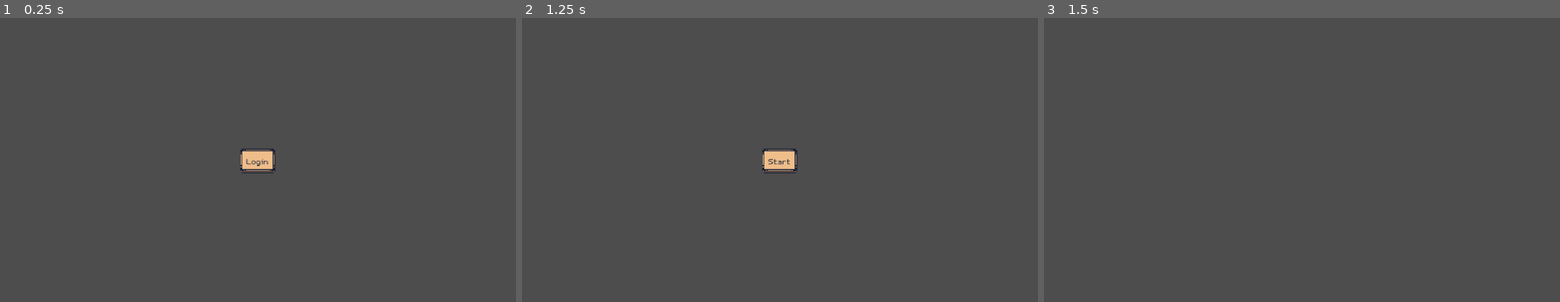
Above: before the commit, frames 1-3 (left to right).
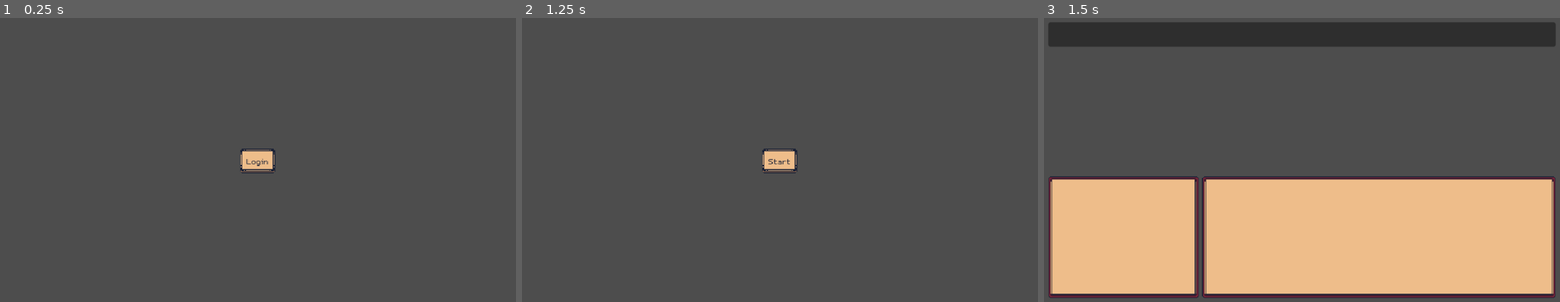
Above: after the commit, the same moments.

Repository: dev-laww/knight-quest
Game: Godot game, scene res://scenes/main.tscn
The game is run twice, just before and just after one commit, with the same random seed, the same clock (stepped at 60 frames per second) and the same inputs.
Inputs:
- Up to frame 1 (0.25 s): no input
- Up to frame 2 (1.25 s): click "Login" at 0.5 s
- Up to frame 3 (1.5 s): click "Start" at 1.25 s

Frames 1-2 are identical in both runs. In frame 3, 50% of the frame differs, in the area x 0-100%, y 1-99%.

Commit message:
add heads-up display UI and script; set margins for MarginContainer

Diff:
--- a/knight-quest/resources/theme.tres
+++ b/knight-quest/resources/theme.tres
@@ -35,3 +35,7 @@
 Button/styles/hover = SubResource("StyleBoxTexture_aaf3v")
 Button/styles/normal = SubResource("StyleBoxTexture_aaf3v")
 Button/styles/pressed = SubResource("StyleBoxTexture_886mr")
+MarginContainer/constants/margin_bottom = 10
+MarginContainer/constants/margin_left = 10
+MarginContainer/constants/margin_right = 10
+MarginContainer/constants/margin_top = 10
--- /dev/null
+++ b/knight-quest/scenes/ui/overlays/heads_up_display.tscn
@@ -0,0 +1,73 @@
+[gd_scene load_steps=4 format=3 uid="uid://cf6rph7p0k8y7"]
+
+[ext_resource type="Theme" uid="uid://fhpp2immpt73" path="res://resources/theme.tres" id="1_vfvld"]
+[ext_resource type="PackedScene" uid="uid://mqdvfqgo4wwf" path="res://scenes/ui/common/nine_patch_rect.tscn" id="2_6jlxp"]
+[ext_resource type="Script" uid="uid://wwg6w3elyw1c" path="res://scripts/ui/overlays/heads_up_display.gd" id="2_r0aol"]
+
+[node name="HeadsUpDisplay" type="MarginContainer"]
+anchors_preset = 15
+anchor_right = 1.0
+anchor_bottom = 1.0
+grow_horizontal = 2
+grow_vertical = 2
+theme = ExtResource("1_vfvld")
+script = ExtResource("2_r0aol")
+
+[node name="VBoxContainer" type="VBoxContainer" parent="."]
+layout_mode = 2
+
+[node name="Top" type="HBoxContainer" parent="VBoxContainer"]
+custom_minimum_size = Vector2(0, 30)
+layout_mode = 2
+size_flags_vertical = 3
+size_flags_stretch_ratio = 0.1
+
+[node name="Panel" type="Panel" parent="VBoxContainer/Top"]
+layout_mode = 2
+size_flags_horizontal = 3
+
+[node name="Separator" type="Control" parent="VBoxContainer"]
+layout_mode = 2
+size_flags_vertical = 3
+size_flags_stretch_ratio = 0.5
+
+[node name="PlayerAnchor" type="Control" parent="VBoxContainer/Separator"]
+layout_mode = 1
+anchors_preset = 4
+anchor_top = 0.5
+anchor_bottom = 0.5
+grow_vertical = 2
+
+[node name="PlayerPosition" type="Marker2D" parent="VBoxContainer/Separator/PlayerAnchor"]
+unique_name_in_owner = true
+position = Vector2(85, 40)
+
+[node name="EnemyAnchor" type="Control" parent="VBoxContainer/Separator"]
+layout_mode = 1
+anchors_preset = 6
+anchor_left = 1.0
+anchor_top = 0.5
+anchor_right = 1.0
+anchor_bottom = 0.5
+grow_horizontal = 0
+grow_vertical = 2
+
+[node name="EnemyPosition" type="Marker2D" parent="VBoxContainer/Separator/EnemyAnchor"]
+unique_name_in_owner = true
+position = Vector2(-85, 40)
+
+[node name="Bottom" type="HBoxContainer" parent="VBoxContainer"]
+custom_minimum_size = Vector2(0, 150)
+layout_mode = 2
+size_flags_vertical = 3
+size_flags_stretch_ratio = 0.4
+
+[node name="ItemsContainer" parent="VBoxContainer/Bottom" instance=ExtResource("2_6jlxp")]
+layout_mode = 2
+size_flags_horizontal = 3
+size_flags_stretch_ratio = 0.3
+
+[node name="QuestionsContainer" parent="VBoxContainer/Bottom" instance=ExtResource("2_6jlxp")]
+layout_mode = 2
+size_flags_horizontal = 3
+size_flags_stretch_ratio = 0.7
--- a/knight-quest/scenes/world/battle.tscn
+++ b/knight-quest/scenes/world/battle.tscn
@@ -1,3 +1,9 @@
-[gd_scene format=3 uid="uid://0ioux0qjw16k"]
+[gd_scene load_steps=2 format=3 uid="uid://0ioux0qjw16k"]
+
+[ext_resource type="PackedScene" uid="uid://cf6rph7p0k8y7" path="res://scenes/ui/overlays/heads_up_display.tscn" id="1_hjx2g"]
 
 [node name="Battle" type="Node2D"]
+
+[node name="UI" type="CanvasLayer" parent="."]
+
+[node name="HeadsUpDisplay" parent="UI" instance=ExtResource("1_hjx2g")]
--- /dev/null
+++ b/knight-quest/scripts/ui/overlays/heads_up_display.gd
@@ -0,0 +1,10 @@
+extends MarginContainer
+class_name HeadsUpDisplay
+
+
+@onready var player_position: Marker2D = %PlayerPosition
+@onready var enemy_position: Marker2D = %EnemyPosition
+
+
+func _ready() -> void:
+    pass # Replace with function body.
Not shown, added: knight-quest/scripts/ui/overlays/heads_up_display.gd.uid
